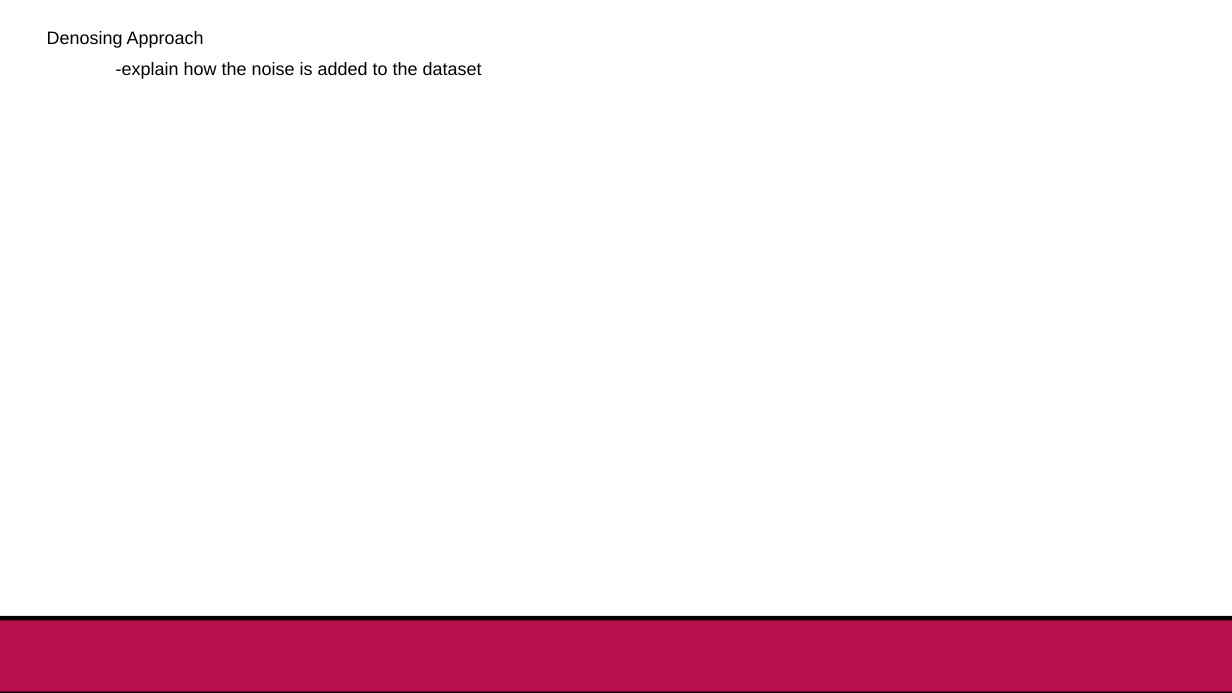
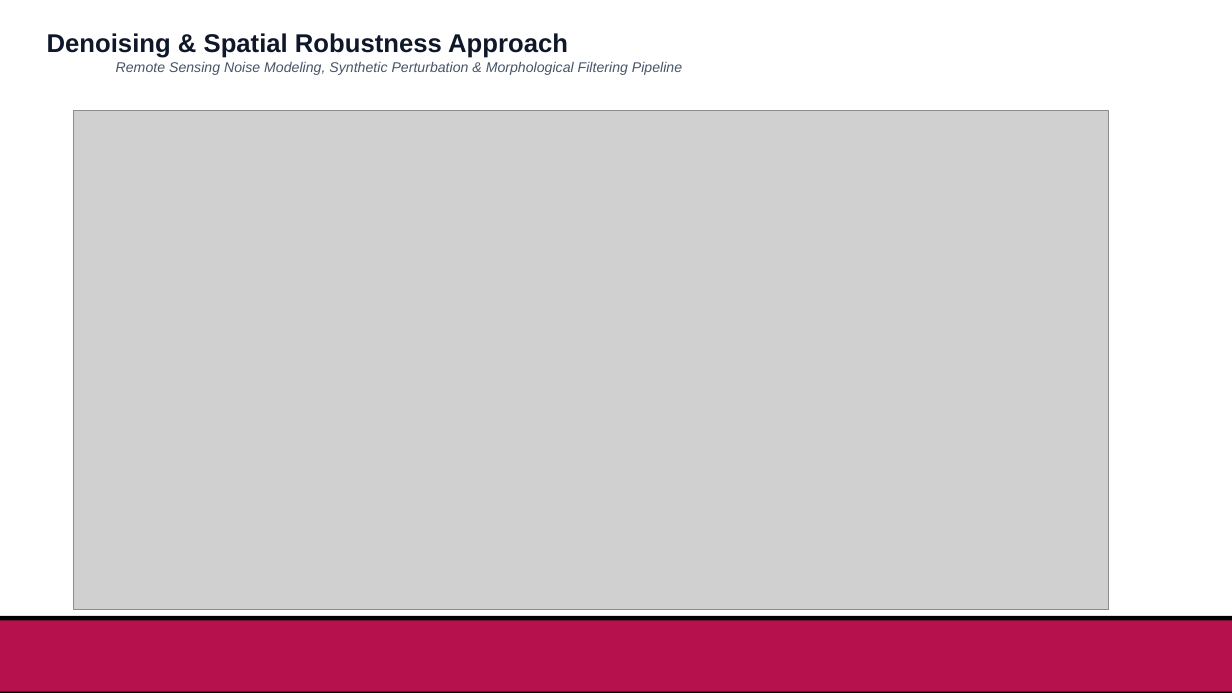
Before and after one commit to paarthureddy/Campout-Emergency_Camp_layout_-Generator-, a slide deck: slide 6 of Review_Presentation_Template (1).pptx. Drawn at 1232x693 pixels with LibreOffice and Linux fonts; fonts in the diff are those of the drawing; grey boxes stand for pictures; background and template pictures are left out. Boxes give left, top, right and bottom in pixels: in the first picture for what was removed or moved away, otherwise in the second. Text is boxed around its words. In the diff, an @@ line names an element or a change of style, - is before the commit and + after.

Commit message:
feat: add frontend dashboard components, backend optimization pipeline, and presentation assets

```diff
--- a/Review_Presentation_Template (1).pptx
+++ b/Review_Presentation_Template (1).pptx
@@ text at (47,33,568,58): text changed; size 14 to 20 pt; text colour #000000 to #0F172A; bold on @@
-Denosing Approach
+Denoising & Spatial Robustness Approach
@@ text at (116,61,682,75): text changed; size 14 to 11 pt; text colour #000000 to #475569; italic on @@
--explain how the noise is added to the dataset
+Remote Sensing Noise Modeling, Synthetic Perturbation & Morphological Filtering Pipeline
@@ picture added at (74,111,1109,610) @@
```
Also in this commit, not shown: 5 other slides changed, 1 slide added, 1 slide removed, 30 other files.
